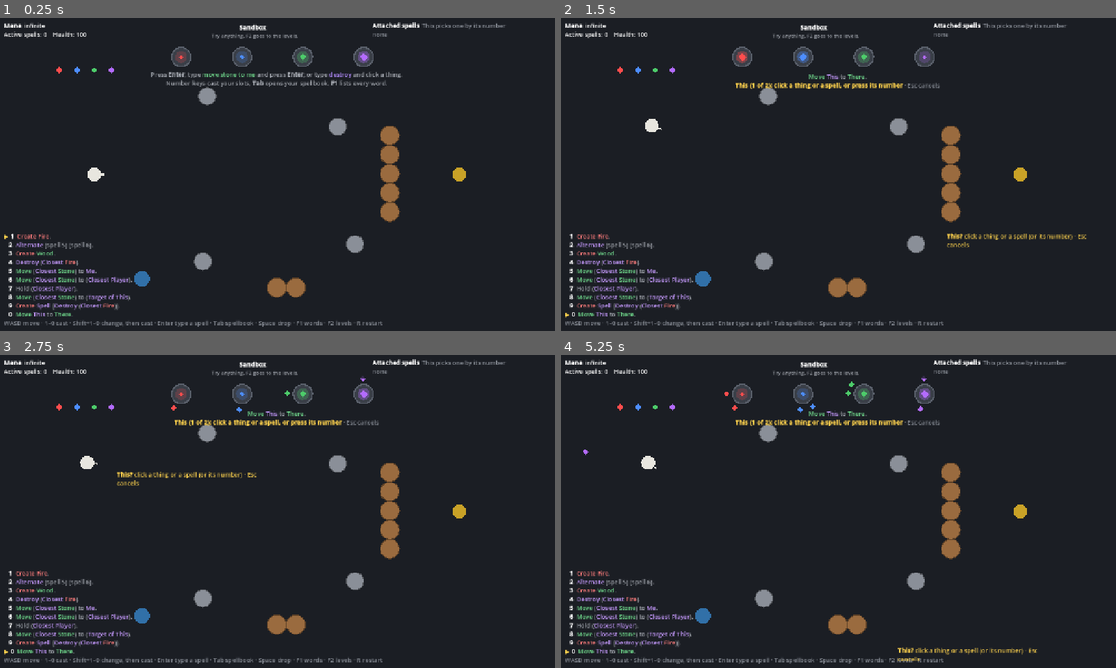
Above: before the commit, frames 1-4 (two rows, left to right).
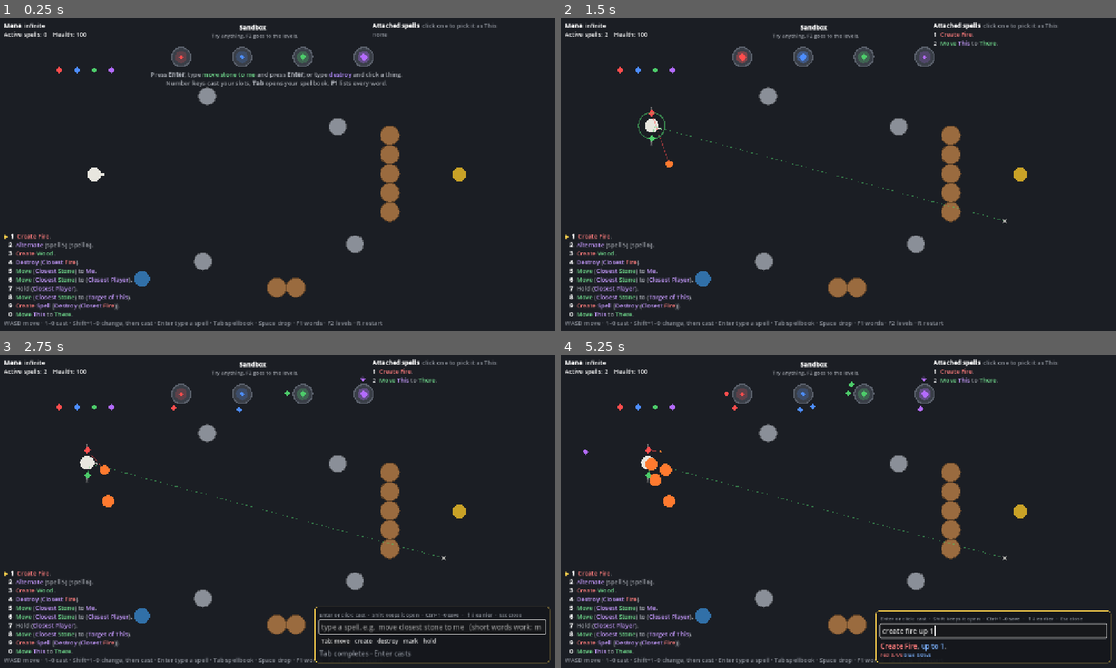
Above: after the commit, the same moments.

Repository: oscarjocque/spellcraft-prototype
Game: Godot game, scene res://scenes/main.tscn
The game is run twice, just before and just after one commit, with the same random seed, the same clock (stepped at 60 frames per second) and the same inputs.
Inputs (mouse positions are in pixels of both pictures, inside the frame that each line leads up to):
- Up to frame 1 (0.25 s): no input
- Up to frame 2 (1.5 s): tap B at 0.5 s; move the mouse to (810, 237) at 0.52 s; hold W (move_up) 0.53-1.25 s; tap 0 at 0.6 s; click (810, 237) at 0.67 s; tap Space at 0.77, 1.07 s; tap 1 at 0.8 s; tap A (move_left) at 1.25 s; drag from (1005, 221) to (810, 237) at 1.27 s
- Up to frame 3 (2.75 s): tap A (move_left) at 2 s; move the mouse to (111, 464) at 2.02 s; hold A (move_left) from 2.03 s (still down); tap Enter at 2.1 s; click (111, 464) at 2.17 s; tap Keypad Enter at 2.3 s
- Up to frame 4 (5.25 s): release A (move_left) at 2.75 s; click (921, 639) at 2.75 s, where only the run after the commit has a clickable "create"; click (894, 639) at 3.5 s, where only the run after the commit has a clickable "Tab: fire"; click (894, 633) at 4.25 s, where only the run after the commit has a clickable "Tab: up"; click (888, 639) at 5 s, where only the run after the commit has a clickable "Tab: 1"

The runs differ from the first frame. In frame 1, 0.1% of the frame differs, in the area x 75-92%, y 1-4%; in frame 2, 1.6%; in frame 3, 3.1%; in frame 4, 3.3%, in the area x 0-100%, y 1-99%.

Commit message:
Cast a spell while picking This, and that spell is the This
While a cast asks for This, a number key or the typing bar casts another
spell instead of only clicking: the first cast is set aside, the new spell
gets its own picks, and once it's in the world its id is the This and the
first cast carries on (it can nest; Esc cancels the newest). So
"destroy target of this" then 7 (Hold Closest Player) makes a live
tracker in one go. If the new spell can't be cast, the This is still asked
for. Number keys no longer pick attached spells by number during a This;
click their diamonds instead.

Co-Authored-By: Claude Opus 5.5 <noreply@anthropic.com>
Claude-Session: https://claude.ai/code/session_013jfXwMwWtv4oDjb8vuFPPJ

Diff:
--- a/scripts/cast_flow.gd
+++ b/scripts/cast_flow.gd
@@ -6,18 +6,29 @@
 ## or an attached spell by its number), except that the first This or There
 ## is where the mouse already is. Then the spell waits to go out with a
 ## tick's command, one per tick, oldest first.
+##
+## While a This is being picked, casting another spell picks that spell: the
+## cast waiting on the This is set aside, the new spell gets its own picks,
+## and once it's in the world (see `fed`) its id is the This, and the cast
+## set aside carries on. This can nest.
 
-var _casting := {}  # waiting on picks: {"ast", "aim", "nouns", "index"}
-var _ready_casts := []  # {"ast", "aim"}, picked and waiting to be sent
+var _casting := {}  # waiting on picks: {"ast", "aim", "nouns", "index", "feeds"?}
+var _set_aside := []  # casts waiting for a spell being cast to be their This, innermost last
+var _ready_casts := []  # {"ast", "aim", "feeds"?}, picked and waiting to be sent
+var _feeding := false  # a spell meant as a This has been sent; waiting for its id
 
 
 ## Starts casting `ast` (a copy the picks may be written into) toward `aim`,
-## with `under` the thing under the mouse, or null. Does nothing while
-## another cast is waiting for picks.
+## with `under` the thing under the mouse, or null. While another cast waits
+## for a This, this spell will be it; while another waits for anything else,
+## it does nothing.
 func begin(ast: Dictionary, aim: Vector2, under: WorldObject) -> void:
-	if busy():
+	if not can_begin():
 		return
-	_casting = {"ast": ast, "aim": aim, "nouns": SpellGrammar.cast_picks(ast), "index": 0}
+	var feeds := picking() == "this"
+	if feeds:
+		_set_aside.append(_casting)
+	_casting = {"ast": ast, "aim": aim, "nouns": SpellGrammar.cast_picks(ast), "index": 0, "feeds": feeds}
 	match picking():
 		"there":
 			pick(aim)
@@ -27,14 +38,20 @@
 			_finish()
 
 
-## Whether a cast is waiting for picks.
+## Whether a cast is waiting for picks (or for a spell cast as its This).
 func busy() -> bool:
-	return not _casting.is_empty()
+	return not _casting.is_empty() or not _set_aside.is_empty()
+
+
+## Whether a spell can be cast now: nothing is waiting, or a This is, which
+## the spell will then be.
+func can_begin() -> bool:
+	return not _feeding and (not busy() or picking() == "this")
 
 
 ## What the current pick is for: "this", "there", or "" if none.
 func picking() -> String:
-	if not busy() or _casting["index"] >= _casting["nouns"].size():
+	if _casting.is_empty() or _casting["index"] >= _casting["nouns"].size():
 		return ""
 	return _casting["nouns"][_casting["index"]]["ref"]
 
@@ -49,7 +66,7 @@
 
 
 func pick_count() -> int:
-	return _casting["nouns"].size() if busy() else 0
+	return _casting["nouns"].size() if not _casting.is_empty() else 0
 
 
 ## Fills in the current pick (a thing's or spell's id for This, a
@@ -62,15 +79,34 @@
 		_finish()
 
 
+## Cancels the cast being picked for; one set aside for it carries on, still
+## wanting its This.
 func cancel() -> void:
-	_casting = {}
+	_casting = _set_aside.pop_back() if not _set_aside.is_empty() else {}
 
 
-## The oldest cast ready to send, {"ast", "aim"}, taken off the queue; {} if none.
+## The oldest cast ready to send, {"ast", "aim", "feeds"}, taken off the
+## queue; {} if none. One that "feeds" is meant as a This: tell `fed` what
+## became of it.
 func take() -> Dictionary:
-	return _ready_casts.pop_front() if not _ready_casts.is_empty() else {}
+	var next: Dictionary = _ready_casts.pop_front() if not _ready_casts.is_empty() else {}
+	if next.get("feeds", false):
+		_feeding = true
+	return next
+
+
+## The spell sent as a This is in the world as `id` (0 if it couldn't be
+## cast): the cast set aside for it takes it and carries on, or, without
+## it, still asks for its This.
+func fed(id: int) -> void:
+	_feeding = false
+	if _set_aside.is_empty():
+		return
+	_casting = _set_aside.pop_back()
+	if id != 0:
+		pick(id)
 
 
 func _finish() -> void:
-	_ready_casts.append({"ast": _casting["ast"], "aim": _casting["aim"]})
+	_ready_casts.append({"ast": _casting["ast"], "aim": _casting["aim"], "feeds": _casting.get("feeds", false)})
 	_casting = {}
--- a/scripts/main.gd
+++ b/scripts/main.gd
@@ -66,7 +66,13 @@
 		_accum = minf(_accum + delta, 0.25)
 		while _accum >= Simulation.DT:
 			_accum -= Simulation.DT
-			sim.step({player.controller: _command()})
+			var attached := sim.inventory(player)
+			var cmd := _command()
+			var feeds: bool = cmd.get("feeds", false)
+			cmd.erase("feeds")
+			sim.step({player.controller: cmd})
+			if feeds:
+				flow.fed(_new_spell(attached))  # the spell cast as a This is that This
 			Levels.step(level, sim, level_state)
 	view.alpha = _accum / Simulation.DT
 	view.preview = {}
@@ -95,7 +101,7 @@
 	var what := flow.picking()
 	if what in ["this", "there"]:  # where the eyes are: by the mouse
 		tip = "[color=#ffd34d][b]%s?[/b] click %s · Esc cancels[/color]\n%s" % [what.capitalize(),
-				"a place" if what == "there" else "a thing or a spell (or its number)", tip]
+				"a place" if what == "there" else "a thing or a spell, or cast one", tip]
 	hud.tooltip(tip, mouse)
 
 
@@ -109,6 +115,7 @@
 	if not next.is_empty():
 		cmd["cast"] = next["ast"]
 		cmd["aim"] = next["aim"]
+		cmd["feeds"] = next["feeds"]  # for _process, which takes it out
 		view.flash(player.pos, WorldView.VERB_COLOR.get(next["ast"]["verb"], Color.WHITE))
 	if _pending_drop != 0:
 		cmd["drop"] = _pending_drop
@@ -116,6 +123,15 @@
 	return cmd
 
 
+## The spell attached to the player now that wasn't in `before`, as an id
+## (0 if none: the cast failed).
+func _new_spell(before: Array[WorldObject]) -> int:
+	for o in sim.inventory(player):
+		if not o in before:
+			return o.id
+	return 0
+
+
 ## Casts the selected slot toward `aim` (see CastFlow for the picks).
 func _begin_cast(aim: Vector2) -> void:
 	_cast(slots[selected], aim, selected)
@@ -123,7 +139,7 @@
 
 ## Casts `spell` (from slot `slot`, or -1 if typed) toward `aim`, after its picks.
 func _cast(spell: Dictionary, aim: Vector2, slot: int) -> void:
-	if flow.busy():
+	if not flow.can_begin():  # while a This is being picked, the spell will be it
 		return
 	hud.hide_hint()
 	# The spells of the slots an Alternate uses are copied in now, as they are.
@@ -151,7 +167,7 @@
 		return ""
 	return "%s\n[b][color=#ffd34d]%s (%d of %d): click %s[/color][/b] [color=#8a8f98]· Esc cancels[/color]" % [
 		SpellText.bbcode(flow.spell()), what.capitalize(), flow.pick_number(), flow.pick_count(),
-		"a thing or a spell, or press its number" if what == "this" else "a place"]
+		"a thing or a spell, or cast one (1–0, Enter)" if what == "this" else "a place"]
 
 
 ## The words that describe `o` from the player's side, colored by mana.
@@ -222,7 +238,7 @@
 			editor.open(slots, selected)
 		get_viewport().set_input_as_handled()
 	elif event.keycode in [KEY_ENTER, KEY_KP_ENTER] and not editor.visible and not picker.visible \
-			and not flow.busy():
+			and flow.can_begin():
 		quick.open()
 		get_viewport().set_input_as_handled()
 
@@ -269,17 +285,17 @@
 
 
 ## While picking This or There: a click picks (This: a thing or a spell's
-## diamond; an attached spell's number key picks it too), Esc or a right
-## click cancels the cast.
+## diamond, or a spell cast now with its number key), Esc or a right click
+## cancels the cast.
 func _handle_world_pick(event: InputEvent) -> void:
 	if event is InputEventKey and event.pressed and event.keycode == KEY_ESCAPE \
 			or event is InputEventMouseButton and event.pressed and event.button_index == MOUSE_BUTTON_RIGHT:
 		_cancel_cast()
 	elif event is InputEventKey and event.pressed and not event.echo and flow.picking() == "this":
-		var n: int = event.keycode - KEY_1
-		var attached := sim.inventory(player)
-		if n >= 0 and n < mini(attached.size(), 9):
-			_on_picked(attached[n].id)
+		var slot: int = 9 if event.keycode == KEY_0 else event.keycode - KEY_1
+		if slot >= 0 and slot < mini(slots.size(), 10):
+			selected = slot
+			_begin_cast(view.get_global_mouse_position())  # this spell will be the This
 			get_viewport().set_input_as_handled()
 	elif event is InputEventMouseButton and event.pressed and event.button_index == MOUSE_BUTTON_LEFT:
 		var at := view.get_global_mouse_position()
--- a/scripts/ui/hud.gd
+++ b/scripts/ui/hud.gd
@@ -82,7 +82,7 @@
 	# Grows up from the bottom as messages come and go.
 	_bottom.position.y = _bottom.get_viewport_rect().size.y - _bottom.get_content_height() - 8
 
-	var inv := "[b]Attached spells[/b]  [color=#8a8f98]This picks one by its number[/color]\n"
+	var inv := "[b]Attached spells[/b]  [color=#8a8f98]click one to pick it as This[/color]\n"
 	var attached := sim.inventory(player)
 	if attached.is_empty():
 		inv += "[color=#8a8f98]none[/color]"
--- a/tests/soak.gd
+++ b/tests/soak.gd
@@ -26,6 +26,9 @@
 		var o = main._under(aim)  # a thing or a spell
 		if main.flow.picking() == "there":
 			main._on_picked(aim)
+		elif rng.randf() < 0.3:
+			main.selected = rng.randi_range(0, 9)
+			main._begin_cast(aim)  # cast a spell to be the This
 		elif o != null:
 			main._on_picked(o.id)
 		elif rng.randf() < 0.2:
--- a/tests/test_spells.gd
+++ b/tests/test_spells.gd
@@ -1277,7 +1277,8 @@
 	var stone := (w[0] as Simulation).spawn(Materials.make("stone", Vector2(300, 300)))
 	var flow := CastFlow.new()
 	flow.begin(SpellParser.parse("create fire")["ast"], Vector2(1, 2), null)
-	check(not flow.busy() and flow.take() == {"ast": {"verb": "create", "what": {"material": "fire"}}, "aim": Vector2(1, 2)},
+	var ready := flow.take()
+	check(not flow.busy() and ready["ast"] == {"verb": "create", "what": {"material": "fire"}} and ready["aim"] == Vector2(1, 2),
 		"A spell with nothing to pick is ready at once")
 	check(flow.take().is_empty(), "...once")
 	flow.begin(SpellParser.parse("move this to there")["ast"], Vector2(300, 300), stone)
@@ -1624,3 +1625,27 @@
 		six.cast("create water at there, up to 1", f)
 		six.wait(3)
 	check(six.state["result"] == "won", "...and a little water puts out each bonfire")
+
+
+func test_cast_a_spell_as_this() -> void:
+	var flow := CastFlow.new()
+	flow.begin(SpellParser.parse("destroy target of this")["ast"], Vector2.ZERO, null)
+	check(flow.picking() == "this" and flow.can_begin(), "While a This is picked, another spell can be cast")
+	flow.begin(SpellParser.parse("move stone to there")["ast"], Vector2(5, 5), null)
+	check(flow.busy() and flow.picking() == "", "...it gets its own picks first (its There is the mouse)")
+	check(not flow.can_begin(), "...and nothing else starts while it goes out")
+	var sent := flow.take()
+	check(sent["feeds"] and sent["ast"]["verb"] == "move", "...then it's sent, marked as the This")
+	flow.fed(42)
+	var parent := flow.take()
+	check(not flow.busy() and parent["ast"]["what"]["target_of"]["id"] == 42, "Once it exists, it is the This, and the first cast goes on")
+
+	flow.begin(SpellParser.parse("destroy this")["ast"], Vector2.ZERO, null)
+	flow.begin(SpellParser.parse("hold closest player")["ast"], Vector2.ZERO, null)
+	flow.take()
+	flow.fed(0)
+	check(flow.picking() == "this", "If the spell couldn't be cast, the This is still asked for")
+	flow.begin(SpellParser.parse("move this to there")["ast"], Vector2.ZERO, null)
+	check(flow.picking() == "this", "A spell cast as a This can itself ask for a This")
+	flow.cancel()
+	check(flow.picking() == "this" and flow.spell()["verb"] == "destroy", "Esc cancels it, and the first cast still wants its This")
Not shown, changed: README.md
